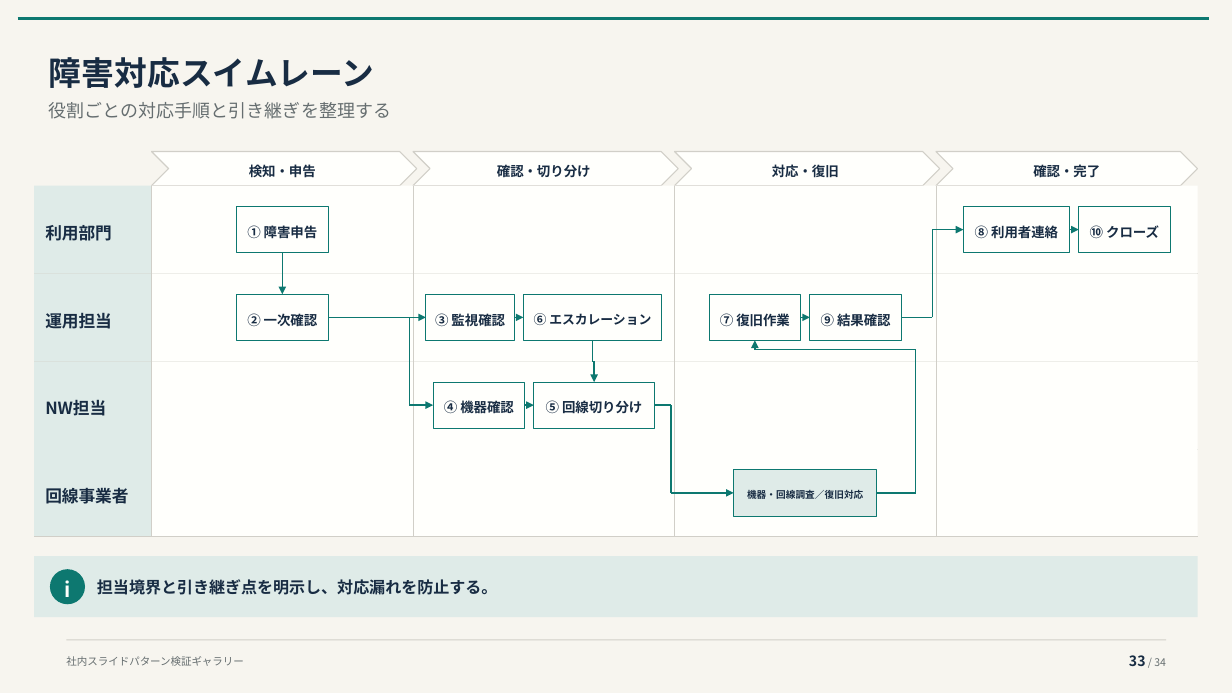
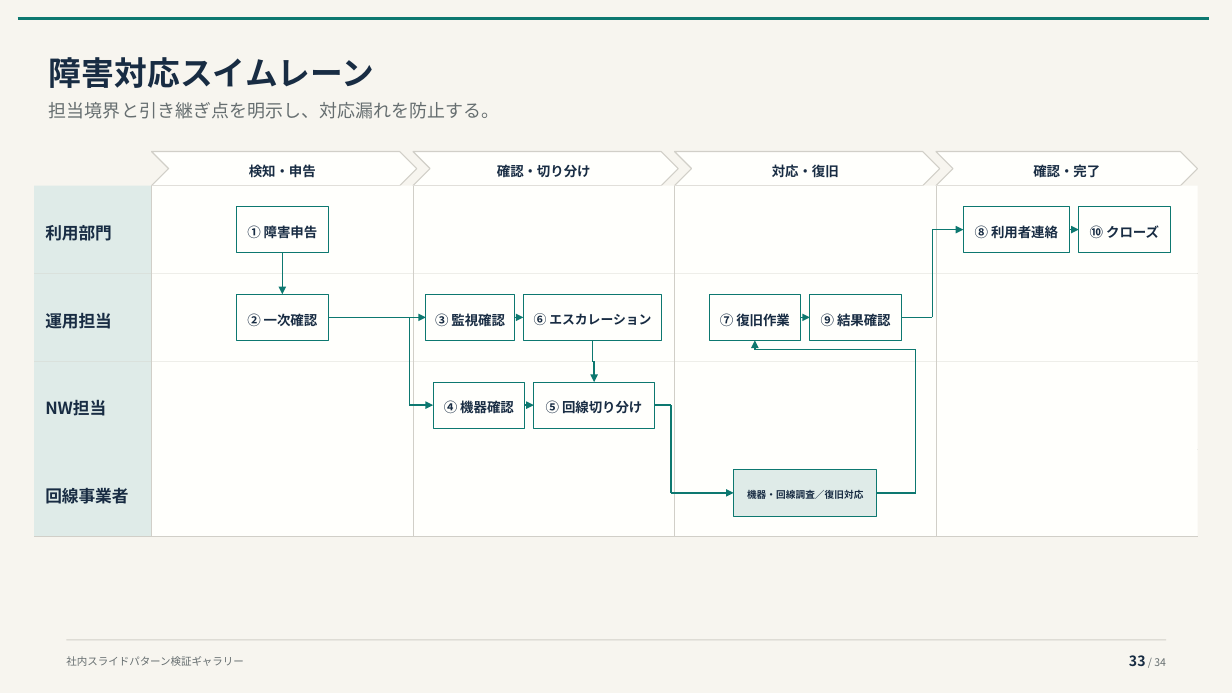
Before and after one commit to thinas1115/pptxdsl, a slide deck: slide 33 of examples/gallery/pattern_gallery.pptx. Drawn at 1232x693 pixels with LibreOffice and Linux fonts; fonts in the diff are those of the drawing. Boxes give left, top, right and bottom in pixels: in the first picture for what was removed or moved away, otherwise in the second. Text is boxed around its words. In the diff, an @@ line names an element or a change of style, - is before the commit and + after.

```diff
--- a/examples/gallery/pattern_gallery.pptx
+++ b/examples/gallery/pattern_gallery.pptx
@@ text at <box>49,102,499,119</box>: text changed @@
-役割ごとの対応手順と引き継ぎを整理する
+担当境界と引き継ぎ点を明示し、対応漏れを防止する。
@@ rectangle removed at <box>34,556,1198,617</box> @@
@@ ellipse removed at <box>50,569,85,604</box> @@
@@ text removed at <box>64,580,70,597</box> @@
-i
@@ text removed at <box>97,579,497,595</box> @@
-担当境界と引き継ぎ点を明示し、対応漏れを防止する。
```
Also in this commit, not shown: 7 other slides changed, 28 other files.
